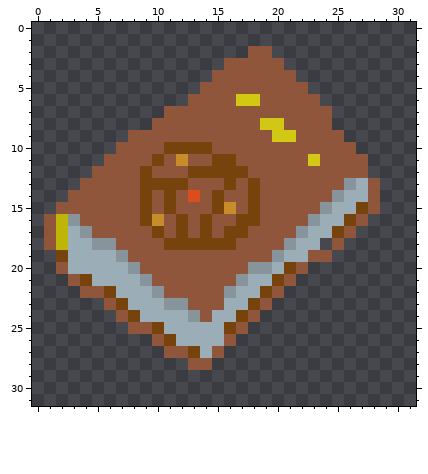
File history of a pixel-art sprite, Assets/File_wata/Resources/Symbols/1005.png. Above: the version before the commit.
The file is 32x32 pixels.
After:
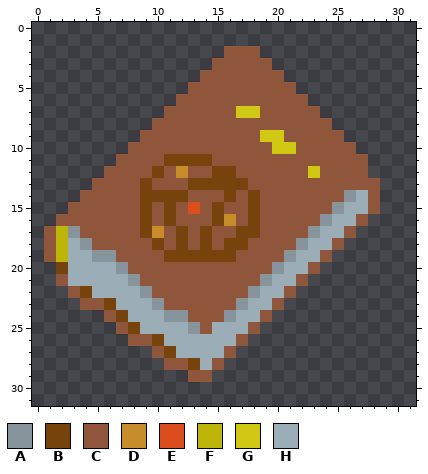
Palette (. is transparent): A #87949b  B #77430d  C #8f563b  D #c68d2a  E #db4d1c  F #bdb508  G #d0c812  H #9badb7
Diff:
@@ x 0..31 @@
  1 ................................
- 2 ..................CC............
- 3 ................CCCCC...........
- 4 ...............CCCCCCC..........
- 5 ..............CCCCCCCCC.........
- 6 .............CCCCGGCCCCC........
- 7 ...........CCCCCCCCCCCCCC.......
- 8 ..........CCCCCCCCCGGCCCC.......
- 9 ........CCCCCCCCCCCCGGCCCC......
-10 .......CCCCBBBBCCCCCCCCCCCC.....
-11 ......CCCCBCDCCBBCCCCCCGCCCC....
-12 .....CCCCBCCCBBBBBCCCCCCCCCC....
-13 ....CCCCCBBBBCCCBCBCCCCCCCAHC...
-14 ...CCCCCCBCBCECBCCBCCCCCCAHHC...
-15 ..CCCCCCCBCBCCCBDCBCCCCCAHHBC...
-16 .CFACCCCCBDCBCBCCBBCCCCAHHBC....
-17 .CFHACCCCCBCBCBCBBCCCCAHHBC.....
-18 .CFHHAACCCCBBBBBBCCCCAHH.C......
-19 ..BHHHHACCCCCCCCCCCCAHHCC.......
-20 ..CHHHHHACCCCCCCCCAAHBC.........
-21 ...CBHHHHACCCCCCCAHHBC..........
-22 ....CCBHHHACCCCCAHHBC...........
-23 ......CBHHHAACCCHHBC............
-24 .......CBHHHHACHHBC.............
-25 ........CCBHHHHHBC..............
-26 ..........CBHHHHC...............
-27 ...........CCBHC................
-28 .............CC.................
-29 ................................
+ 2 ................CCC.............
+ 3 ...............CCCCC............
+ 4 ..............CCCCCCC...........
+ 5 .............CCCCCCCCC..........
+ 6 ............CCCCCCCCCCC.........
+ 7 ...........CCCCCCGGCCCCC........
+ 8 ..........CCCCCCCCCCCCCCC.......
+ 9 .........CCCCCCCCCCGGCCCCC......
+10 ........CCCCCCCCCCCCGGCCCCC.....
+11 .......CCCCBBBBCCCCCCCCCCCCC....
+12 ......CCCCBCDCCBBCCCCCCGCCCC....
+13 .....CCCCBCCCBBBBBCCCCCCCCCCC...
+14 ....CCCCCBBBBCCCBCBCCCCCCCAHC...
+15 ...CCCCCCBCBCECBCCBCCCCCCAHHC...
+16 ..CCCCCCCBCBCCCBDCBCCCCCAHHC....
+17 .CFACCCCCBDCBCBCCBBCCCCAHHC.....
+18 .CFHACCCCCBCBCBCBBCCCCAHHC......
+19 .CFHHAACCCCBBBBBBCCCCAHHC.......
+20 ..BHHHHACCCCCCCCCCCCAHHC........
+21 ..CHHHHHACCCCCCCCCCAHHC.........
+22 ...CBHHHHACCCCCCCCAHHC..........
+23 ....CCBHHHACCCCCCAHHC...........
+24 ......CBHHHAACCCAHHC............
+25 .......CBHHHHACHHHC.............
+26 ........CCBHHHHHHC..............
+27 ..........CBHHHHC...............
+28 ...........CCBHC................
+29 .............CC.................
 30 ................................
Changed places in both pictures, as pixel boxes (x1, y1, x2, y2):
changed: (44, 46, 368, 382)
